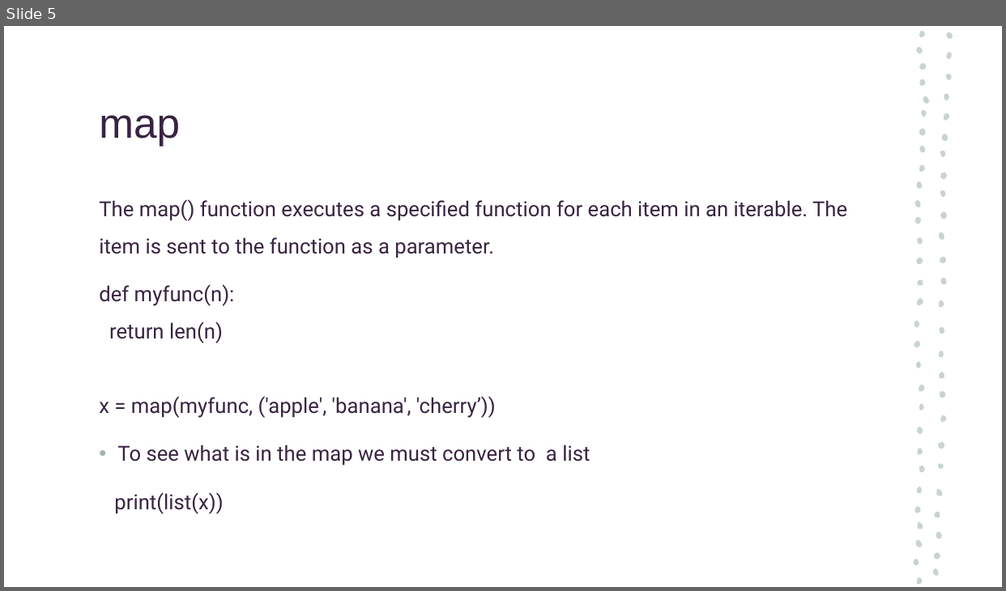
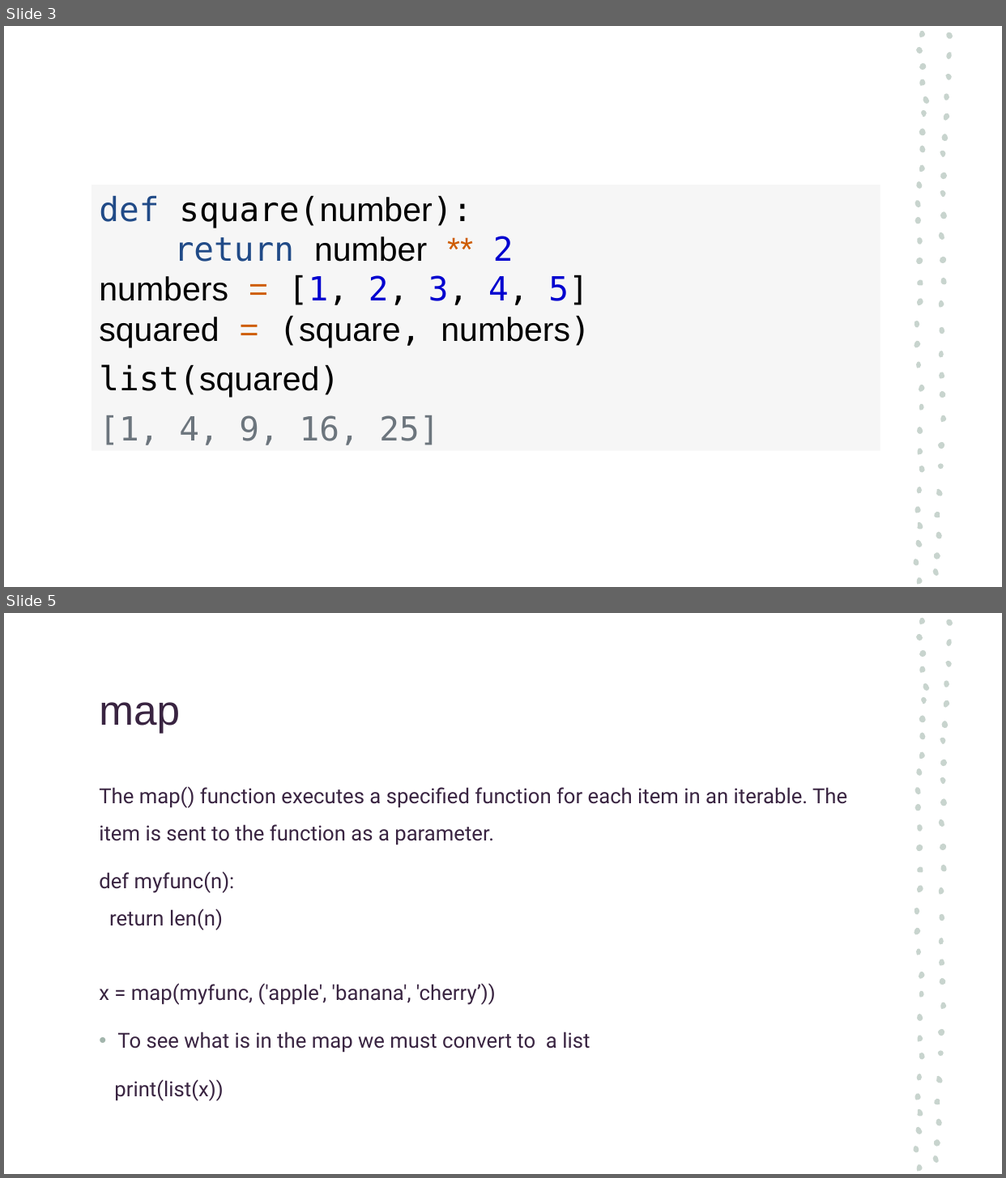
Before and after one commit to NYP-RoboticsSG/Robotics-Sharing, a slide deck: List comprehension and Lamda.pptx. Shown one above the other, each under a label of ours: slide 5 before the commit, slides 3 and 5 after it; the slides between them are not shown. The pictures are 1006x591 and 1006x1178 pixels, drawn with LibreOffice and Linux fonts; fonts in the diff are those of the drawing. Boxes give left, top, right and bottom in pixels: in the first picture for what was removed or moved away, otherwise in the second. Text is boxed around its words. In the diff, an @@ line names an element or a change of style, - is before the commit and + after.

```diff
--- a/List comprehension and Lamda.pptx
+++ b/List comprehension and Lamda.pptx
@@ slide 3 added at [4,26,1002,587], background #FFFFFF; not listed: 57 template elements that a slide beside it also shows @@
@@ rectangle added at [91,185,880,450], fill #F6F6F6, 32 pt, text #000000 @@
+def square(number):
+return number ** 2
+numbers = [1, 2, 3, 4, 5]
+squared = (square, numbers)
+list(squared)
+[1, 4, 9, 16, 25]
```
Also in this commit, not shown: 2 slides changed, 2 other slides added.
